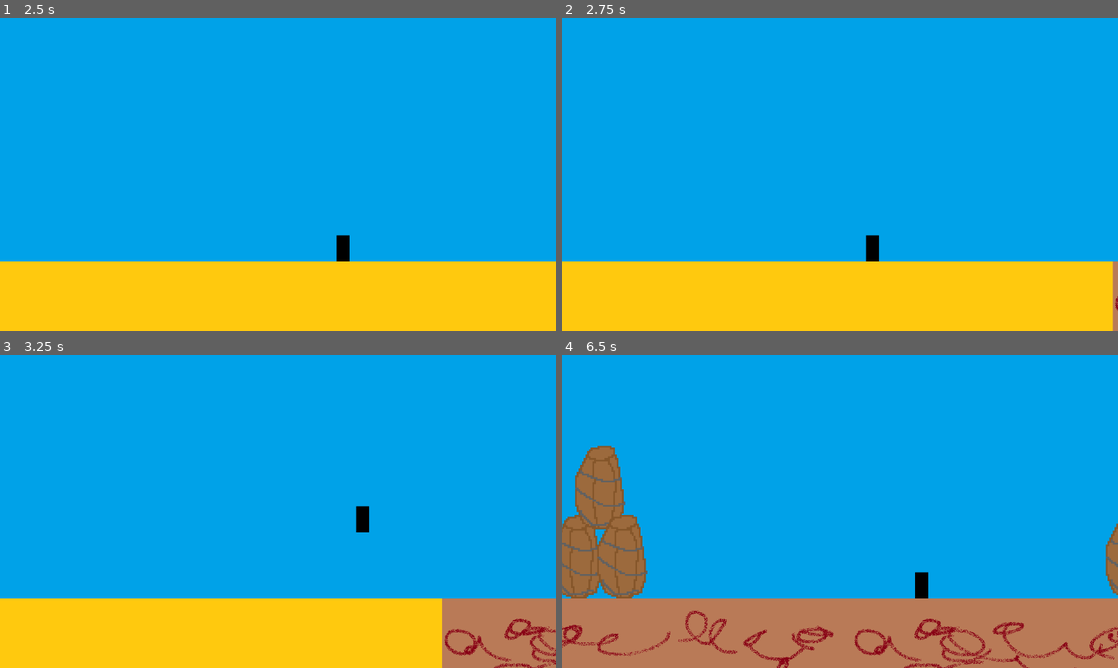
Above: before the commit, frames 1-4 (two rows, left to right).
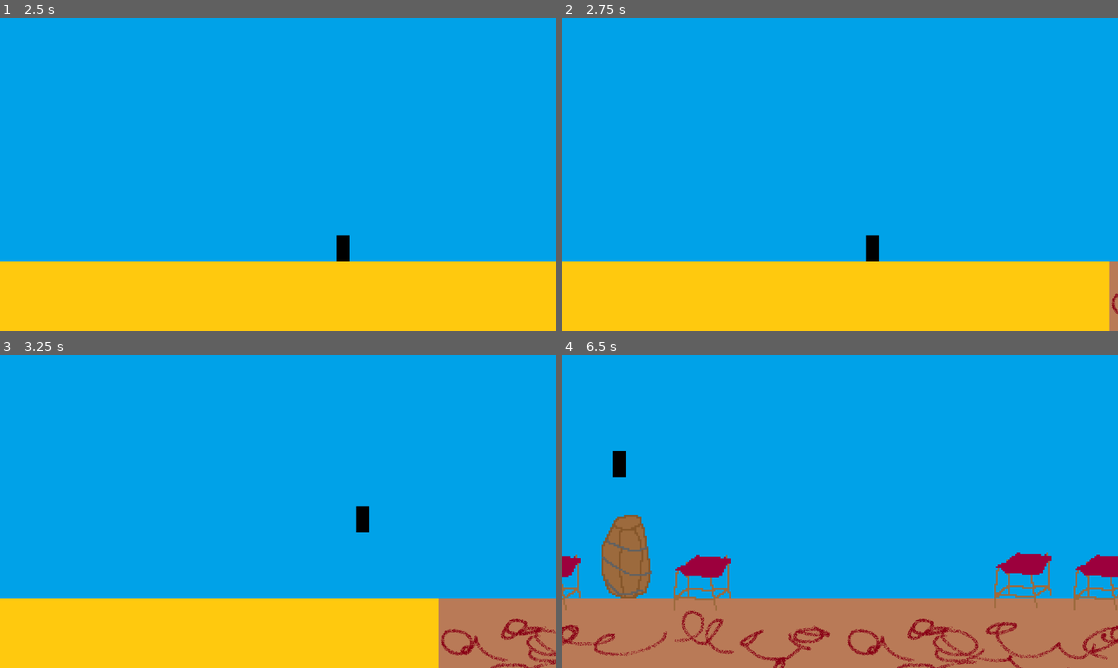
Above: after the commit, the same moments.

Repository: Noarkhh/HacknarokGameJam2023
Game: Godot game, scene res://main_scene.tscn
Same seed, same stepped clock (60 frames per second), same inputs: the game is played once before the commit and once after it.
Inputs:
- Up to frame 1 (2.5 s): tap Enter (ui_accept) at 0.5, 0.77, 1.52 s; hold Right (ui_right) 0.53-2.03 s; hold Left (ui_left) from 2.03 s (still down)
- Up to frame 2 (2.75 s): keep holding Left (ui_left)
- Up to frame 3 (3.25 s): release Left (ui_left) at 2.78 s; hold Right (ui_right) from 2.78 s (still down); tap Enter (ui_accept) at 3.02 s
- Up to frame 4 (6.5 s): tap Enter (ui_accept) at 3.77, 4.52, 6.02 s; release Right (ui_right) at 4.28 s; hold Left (ui_left) 4.28-5.03 s; hold Right (ui_right) 5.03-5.78 s; hold Left (ui_left) from 5.78 s (still down)

Frame 1 is identical in both runs. In frame 2, 0.2% of the frame differs, in the area x 98-100%, y 77-100%; in frame 3, 1.0%; in frame 4, 10%, in the area x 0-100%, y 28-100%.

Commit message:
minor changes

Diff:
--- a/DangerScheduler.gd
+++ b/DangerScheduler.gd
@@ -1,6 +1,6 @@
 extends Timer
 
-var segments_scenes = [preload("res://segment_barrel_stack.tscn")]
+var segments_scenes = [preload("res://segment_barrel_stack.tscn"), preload("res://segment_market.tscn")]
 
 var segment_queue = []
 
@@ -9,7 +9,7 @@
 # Called when the node enters the scene tree for the first time.
 func _ready():
 	set_autostart(true)
-	wait_time = 1275 / segment_speed
+	wait_time = 1270.0 / segment_speed
 	timeout.connect(on_timer_timeout)
 
 
--- /dev/null
+++ b/segment_market.tscn
@@ -0,0 +1,19 @@
+[gd_scene load_steps=4 format=3 uid="uid://3rft78mkq660"]
+
+[ext_resource type="PackedScene" uid="uid://cabc1068kin2m" path="res://segment_obstacles.tscn" id="1_a2yya"]
+[ext_resource type="PackedScene" path="res://obstacle_stand.tscn" id="2_bxsc8"]
+[ext_resource type="PackedScene" uid="uid://d12l65yfylav8" path="res://obstacle_barrel.tscn" id="3_weriq"]
+
+[node name="SegmentMarket" instance=ExtResource("1_a2yya")]
+
+[node name="ObstacleStand" parent="." index="1" instance=ExtResource("2_bxsc8")]
+position = Vector2(-218, 7)
+
+[node name="ObstacleStand2" parent="." index="2" instance=ExtResource("2_bxsc8")]
+position = Vector2(-35, 12)
+
+[node name="ObstacleStand3" parent="." index="3" instance=ExtResource("2_bxsc8")]
+position = Vector2(311, 13)
+
+[node name="ObstacleBarrel" parent="." index="4" instance=ExtResource("3_weriq")]
+position = Vector2(121, 0)
